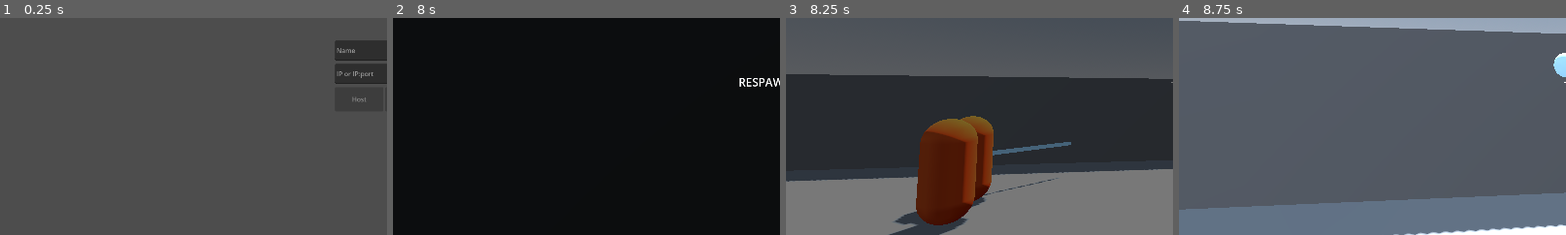
Above: before the commit, frames 1-4 (left to right).
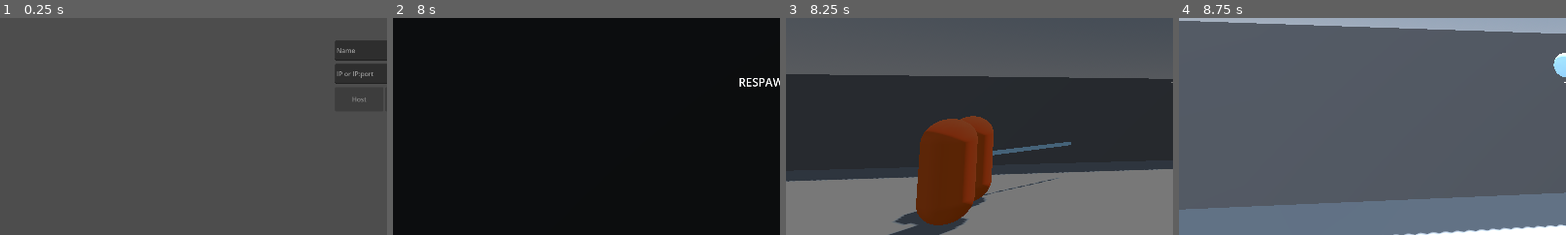
Above: after the commit, the same moments.

Repository: jonathanlake/magick-with-friends
Game: Godot game, scene res://ui/main_menu/main_menu.tscn
The game is run twice, just before and just after one commit, with the same random seed, the same clock (stepped at 60 frames per second) and the same inputs.
Inputs (mouse positions are % of the whole screen's width and height, from its top left):
- Up to frame 1 (0.25 s): no input
- Up to frame 2 (8 s): click (50, 43) at 0.52 s; type "Alex" at 0.6 s; click (50, 48) at 0.75 s; type "12" at 0.83 s; click "Host" at 1.25 s; tap Enter at 2, 6.5 s; move the mouse to (49, 52) at 2.02 s; press the mouse at (49, 52) at 2.03 s; hold W (move_up) 2.03-4.28 s; tap Space (jump) at 2.27, 3.02, 4.52, 5.27, 5.75, 6.02, 7.25, 7.52 s; move the mouse to (57, 51) at 2.77 s; release the mouse at (57, 51) at 2.78 s; tap B every 1.5 s from 2.85 to 7.35 s; move the mouse to (42, 49) at 3.52 s; press the mouse at (42, 49) at 3.53 s; move the mouse to (51, 50) at 4.27 s; release the mouse at (51, 50) at 4.28 s; hold A (move_left) 4.28-5.03 s; click (51, 50) at 4.42 s; move the mouse to (46, 48) at 5.02 s; press the mouse at (46, 48) at 5.03 s; hold W (move_up) 5.03-7.28 s; move the mouse to (55, 50) at 5.77 s; release the mouse at (55, 50) at 5.78 s; move the mouse to (45, 50) at 6.52 s; press the mouse at (45, 50) at 6.53 s; move the mouse to (52, 48) at 7.27 s; release the mouse at (52, 48) at 7.28 s; hold D (move_right) from 7.28 s (still down)
- Up to frame 3 (8.25 s): tap Enter at 8 s; move the mouse to (49, 52) at 8.02 s; release D (move_right) at 8.03 s; press the mouse at (49, 52) at 8.03 s; hold W (move_up) from 8.03 s (still down)
- Up to frame 4 (8.75 s): keep holding W (move_up); tap Space (jump) at 8.27 s
The pictures show only the part of the screen within x 0-50%, y 35-85%; the shares and areas given below are measured in that part.

Frames 1-2 are identical in both runs. In frame 3, 0.5% of the frame differs, in the area x 38-54%, y 45-56%; in frame 4, nothing differs.

Commit message:
Runtime-optional KayKit model swap + textured-mesh hit-flash
Players and enemies can now render real KayKit models (Mage / Skeleton
minion) instead of capsules. The models are paid-pack assets and the repo
is public, so they are gitignored (/assets/) and loaded at runtime ONLY if
present -- a clean checkout (and the headless gate) keeps the committed
placeholder capsule and still builds/runs. Visuals are cosmetic; nothing
here touches authority / collision / replication.

- CharacterVisual (new): a Visual Node3D that loads model_path by string
  path at runtime if ResourceLoader.exists, instances it, frees the
  placeholder, and applies editor-tunable offset/scale/yaw. No committed
  scene references a gitignored asset (string path, not an ext_resource).
- HitFlashComponent: reworked to a transient material_overlay flash that
  walks every visible MeshInstance3D under a target_root (was a single
  target_mesh + albedo mutation). Works on a textured, multi-surface
  imported model (the Mage is 12 meshes), preserves the texture, no
  cross-instance bleed, and re-resolves meshes each flash so it survives
  the runtime swap. player/enemy .tscn re-point to ../Visual.
- player.gd: first-person hide-own-body now toggles the Visual node, so
  you still don't see your own body in FP and teammates see your model.
- .gitignore: /assets/ (license: paid KayKit packs, public repo).

Static models this PR; animation (clips -> AI states) and the FP
wand/hands viewmodel are follow-ups.

Verified: parse-check; --editor import (imports the .glb); smoke PASS.
Wiring probe (reverted) confirmed the Mage swaps in (placeholder freed,
12 mesh surfaces found); a second probe with a missing path confirmed the
placeholder fallback runs with no error -- i.e. the repo works without assets.

Co-Authored-By: Claude Opus 4.8 <noreply@anthropic.com>

Diff:
--- /dev/null
+++ b/components/character_visual.gd
@@ -0,0 +1,35 @@
+class_name CharacterVisual
+extends Node3D
+
+## Holds an entity's visible body and swaps in a real model at runtime IF the asset is present,
+## otherwise keeps the committed placeholder mesh that lives under this node in the scene.
+##
+## WHY RUNTIME-OPTIONAL: the model files (paid KayKit packs) are gitignored — the repo is public and
+## can't redistribute them — so the committed code must not hard-depend on them. A clean checkout (and
+## the headless gate) keeps the placeholder; a machine that has assets/ gets the real model. The model
+## is loaded by STRING PATH at runtime (never a scene ext_resource), so no committed scene references a
+## gitignored file. Visuals are cosmetic only — this never touches authority / collision / replication.
+
+## Path to a model scene (e.g. a KayKit .glb). Empty or missing -> keep the placeholder.
+@export_file("*.glb", "*.gltf", "*.tscn", "*.scn") var model_path: String = ""
+## Alignment for the swapped-in model (tune in the editor — feet at the capsule bottom, facing, size).
+## The capsule collider is height 1.8 centred on the node origin, so feet sit ~0.9 below origin.
+@export var model_offset: Vector3 = Vector3(0.0, -0.9, 0.0)
+@export var model_scale: float = 1.0
+@export var model_yaw_deg: float = 0.0
+
+
+func _ready() -> void:
+	if model_path.is_empty() or not ResourceLoader.exists(model_path):
+		return  # asset absent — keep the committed placeholder child(ren)
+	var packed := load(model_path) as PackedScene
+	if packed == null:
+		return
+	var placeholders := get_children()  # the authored placeholder mesh(es)
+	var model := packed.instantiate()
+	add_child(model)
+	model.position = model_offset
+	model.scale = Vector3.ONE * model_scale
+	model.rotation.y = deg_to_rad(model_yaw_deg)
+	for p in placeholders:
+		p.queue_free()
--- a/components/hit_flash_component.gd
+++ b/components/hit_flash_component.gd
@@ -1,61 +1,91 @@
 class_name HitFlashComponent
 extends Node
 
-## Reusable hit-flash feedback. Drop it under any entity that has a visual mesh (and usually a
-## HealthComponent) to make that mesh momentarily flash a color when the entity takes damage.
-## Knows nothing about players/enemies/spells — pure presentation, so any game/level can reuse it.
+## Reusable hit-flash feedback. Drop it under any entity with a visual (and usually a HealthComponent)
+## to make the body momentarily flash a color when it takes damage. Knows nothing about
+## players/enemies/spells — pure presentation, so any game/level can reuse it.
 ##
-## Wiring uses NodePath exports resolved in _ready (typed-node @exports do NOT resolve from a
-## hand-authored .tscn — they come back null).
+## Tints via a transient material_overlay (NOT by mutating the base material's albedo). This works on
+## a plain placeholder mesh AND on a textured imported model (KayKit etc.): the overlay renders on top
+## of the base material, so the texture is preserved, multi-surface meshes all flash, and there's no
+## cross-instance bleed (material_overlay is per-MeshInstance3D). It re-walks the meshes on every flash,
+## so it's robust to the runtime model swap in CharacterVisual (no _ready ordering dependency).
 ##
-## Networking: damage is host-authoritative in this project, so HealthComponent.damaged fires only
-## on the host. The host fans the cosmetic flash out to every peer via flash_remote(). The RPC is
-## `any_peer` (not `authority`) so the host can trigger it on a CLIENT-owned node (e.g. a player,
-## whose authority is its owning peer, not the host) — an `authority` RPC would be rejected there.
-## The flash is cosmetic only and never touches game state.
+## Wiring uses a NodePath export resolved in _ready (typed-node @exports do NOT resolve from a hand-
+## authored .tscn — they come back null). Point target_root_path at the node whose subtree holds the
+## body meshes (the entity's "Visual" node).
+##
+## Networking: damage is host-authoritative here, so HealthComponent.damaged fires only on the host;
+## the host fans the cosmetic flash to every peer via flash_remote(). The RPC is `any_peer` (not
+## `authority`) so the host can trigger it on a CLIENT-owned node (e.g. a player, whose authority is
+## its owning peer) — an `authority` RPC would be rejected there. Cosmetic only; never touches state.
 
-@export var target_mesh_path: NodePath
+@export var target_root_path: NodePath
 @export var flash_color: Color = Color(1.0, 1.0, 1.0)
 @export var flash_duration_sec: float = 0.3
-## Optional: path to a HealthComponent whose `damaged` signal auto-triggers the flash. Leave empty
-## to drive the flash manually via flash() / flash_remote.rpc() from other game logic.
+## Optional: a HealthComponent whose `damaged` signal auto-triggers the flash. Leave empty to drive
+## the flash manually via flash() / flash_remote.rpc() from other game logic.
 @export var health_component_path: NodePath
-## Skip the flash on a lethal hit. Avoids a reliable RPC + tween on an entity being freed the same
+## Skip the flash on a lethal hit — avoids a reliable RPC + tween on an entity being freed the same
 ## frame (enemies queue_free on death); the killing blow shows death feedback instead.
 @export var skip_on_lethal: bool = true
 
-var _mesh: MeshInstance3D
+const _FLASH_PEAK_ALPHA := 0.6
+
+var _root: Node
 var _health: HealthComponent
-var _base_albedo: Color = Color.WHITE
+var _flash_mat: StandardMaterial3D
 var _flash_tween: Tween
 
 
 func _ready() -> void:
-	_mesh = get_node_or_null(target_mesh_path) as MeshInstance3D
+	_root = get_node_or_null(target_root_path)
 	_health = get_node_or_null(health_component_path) as HealthComponent
-	var mat := _material()
-	if mat:
-		_base_albedo = mat.albedo_color
+	# One unshaded, transparent overlay material per component instance (so two entities never share
+	# and bleed into each other). Colored by flash_color; we animate only its alpha.
+	_flash_mat = StandardMaterial3D.new()
+	_flash_mat.shading_mode = BaseMaterial3D.SHADING_MODE_UNSHADED
+	_flash_mat.transparency = BaseMaterial3D.TRANSPARENCY_ALPHA
+	_flash_mat.albedo_color = Color(flash_color.r, flash_color.g, flash_color.b, 0.0)
 	if _health:
 		_health.damaged.connect(_on_damaged)
 
 
-## Local cosmetic flash — swaps the mesh albedo to flash_color and tweens it back. Safe to call on
-## any peer; affects only this machine's view of this entity.
+## Local cosmetic flash — overlays flash_color on every visible body mesh and fades it out. Safe to
+## call on any peer; affects only this machine's view of this entity.
 func flash() -> void:
-	var mat := _material()
-	if mat == null:
+	if _root == null or _flash_mat == null:
 		return
+	var meshes := _collect_meshes(_root)
+	if meshes.is_empty():
+		return
+	for m in meshes:
+		m.material_overlay = _flash_mat
 	if _flash_tween and _flash_tween.is_valid():
 		_flash_tween.kill()
-	mat.albedo_color = flash_color
+	_flash_mat.albedo_color.a = _FLASH_PEAK_ALPHA
 	_flash_tween = create_tween()
-	_flash_tween.tween_property(mat, "albedo_color", _base_albedo, flash_duration_sec)
+	_flash_tween.tween_property(_flash_mat, "albedo_color:a", 0.0, flash_duration_sec)
+	_flash_tween.tween_callback(_clear_overlays.bind(meshes))
+
+
+func _collect_meshes(node: Node) -> Array:
+	var out: Array = []
+	if node is MeshInstance3D and (node as MeshInstance3D).visible:
+		out.append(node)
+	for c in node.get_children():
+		out.append_array(_collect_meshes(c))
+	return out
+
+
+func _clear_overlays(meshes: Array) -> void:
+	for m in meshes:
+		if is_instance_valid(m) and (m as MeshInstance3D).material_overlay == _flash_mat:
+			(m as MeshInstance3D).material_overlay = null
 
 
 func _on_damaged() -> void:
-	# Damage resolves on the host in this project, so damaged fires here only on the host; the host
-	# fans the flash to every peer.
+	# Damage resolves on the host, so `damaged` fires here only on the host; the host fans the flash.
 	if not multiplayer.is_server():
 		return
 	if skip_on_lethal and _health and _health.current_health <= 0:
@@ -63,10 +93,6 @@
 	flash_remote.rpc()
 
 
-func _material() -> StandardMaterial3D:
-	return _mesh.material_override as StandardMaterial3D if _mesh else null
-
-
 # ── RPC: host → all peers, cosmetic flash fan-out ──
 @rpc("any_peer", "call_local", "reliable")
 func flash_remote() -> void:
--- a/entities/enemies/enemy_base.tscn
+++ b/entities/enemies/enemy_base.tscn
@@ -1,8 +1,9 @@
-[gd_scene load_steps=8 format=3]
+[gd_scene load_steps=9 format=3]
 
 [ext_resource type="Script" path="res://entities/enemies/enemy_base.gd" id="1_enemy"]
 [ext_resource type="PackedScene" uid="uid://bsde65brylo0j" path="res://components/health_component.tscn" id="2_health"]
 [ext_resource type="PackedScene" path="res://components/hit_flash_component.tscn" id="3_hitflash"]
+[ext_resource type="Script" path="res://components/character_visual.gd" id="4_visual"]
 
 [sub_resource type="CapsuleMesh" id="CapsuleMesh_enemy"]
 radius = 0.4
@@ -28,7 +29,11 @@
 collision_mask = 7
 script = ExtResource("1_enemy")
 
-[node name="MeshInstance3D" type="MeshInstance3D" parent="."]
+[node name="Visual" type="Node3D" parent="."]
+script = ExtResource("4_visual")
+model_path = "res://assets/models/skeleton_minion/skeleton_minion.glb"
+
+[node name="MeshInstance3D" type="MeshInstance3D" parent="Visual"]
 mesh = SubResource("CapsuleMesh_enemy")
 material_override = SubResource("StandardMaterial3D_enemy")
 
@@ -42,7 +47,7 @@
 replication_config = SubResource("SceneReplicationConfig_enemy")
 
 [node name="HitFlashComponent" parent="." instance=ExtResource("3_hitflash")]
-target_mesh_path = NodePath("../MeshInstance3D")
+target_root_path = NodePath("../Visual")
 health_component_path = NodePath("../HealthComponent")
 flash_color = Color(1, 0.5, 0, 1)
 flash_duration_sec = 0.3
--- a/entities/player/player.gd
+++ b/entities/player/player.gd
@@ -30,7 +30,9 @@
 @onready var _camera_rig: Node3D = $CameraRig
 @onready var _camera: Camera3D = $CameraRig/Camera3D
 @onready var _name_label: Label3D = $NameLabel
-@onready var _mesh: MeshInstance3D = $MeshInstance3D
+# The visible body (placeholder capsule, or a swapped-in model — see CharacterVisual). Hidden for the
+# local first-person player; shown for remote copies so teammates see this player's body.
+@onready var _visual: Node3D = $Visual
 @onready var _ground_check: RayCast3D = $GroundCheck
 
 var _camera_yaw: float = 0.0
@@ -70,7 +72,7 @@
 
 	_camera.current = true
 	_name_label.visible = false
-	_mesh.visible = false
+	_visual.visible = false
 	_camera_rig.global_position = global_position + Vector3(0.0, camera_height, 0.0)
 	Input.mouse_mode = Input.MOUSE_MODE_CAPTURED
 
@@ -161,11 +163,11 @@
 	_dead = dead
 	freeze = dead
 	if dead:
-		_mesh.visible = false
+		_visual.visible = false
 		_name_label.visible = false
 	else:
-		# Remote players show their mesh + name; the local first-person player keeps both hidden.
-		_mesh.visible = not is_multiplayer_authority()
+		# Remote players show their body + name; the local first-person player keeps both hidden.
+		_visual.visible = not is_multiplayer_authority()
 		_name_label.visible = not is_multiplayer_authority()
 
 
--- a/entities/player/player.tscn
+++ b/entities/player/player.tscn
@@ -4,6 +4,7 @@
 [ext_resource type="PackedScene" uid="uid://cvfl2msql7gnl" path="res://components/player_input_synchronizer_component.tscn" id="2_sglur"]
 [ext_resource type="PackedScene" uid="uid://bsde65brylo0j" path="res://components/health_component.tscn" id="3_bls4j"]
 [ext_resource type="PackedScene" path="res://components/hit_flash_component.tscn" id="4_hitflash"]
+[ext_resource type="Script" path="res://components/character_visual.gd" id="5_visual"]
 
 [sub_resource type="SceneReplicationConfig" id="SceneReplicationConfig_symyc"]
 properties/0/path = NodePath(".:global_position")
@@ -36,12 +37,16 @@
 [node name="HealthComponent" parent="." unique_id=1065936981 instance=ExtResource("3_bls4j")]
 
 [node name="HitFlashComponent" parent="." instance=ExtResource("4_hitflash")]
-target_mesh_path = NodePath("../MeshInstance3D")
+target_root_path = NodePath("../Visual")
 health_component_path = NodePath("../HealthComponent")
 flash_color = Color(1, 0.3, 0.3, 1)
 flash_duration_sec = 0.3
 
-[node name="MeshInstance3D" type="MeshInstance3D" parent="." unique_id=473923958]
+[node name="Visual" type="Node3D" parent="."]
+script = ExtResource("5_visual")
+model_path = "res://assets/models/mage/mage.glb"
+
+[node name="MeshInstance3D" type="MeshInstance3D" parent="Visual" unique_id=473923958]
 mesh = SubResource("CapsuleMesh_symyc")
 material_override = SubResource("StandardMaterial3D_player")
 
Not shown, added: components/character_visual.gd.uid
Not shown, changed: .gitignore
